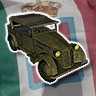
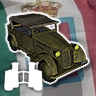
Layers edited between the first and the second w=96, h=96 image:
added layer "Layer 2" above "Fiat 508CM" over [1, 58, 47, 95]
